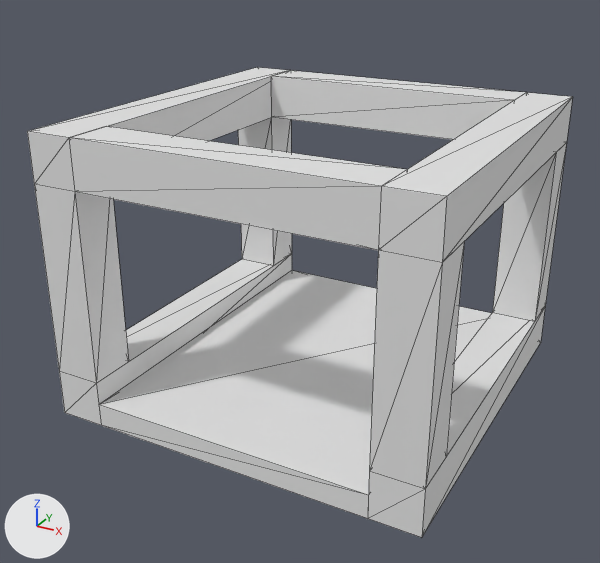
What one commit did to the glTF model Assets/Models/RustySpiceAdder/RustySpiceAdder.glb.
Both versions are drawn from a 50 mm camera at (0.945, -1.841, 1.197) aimed at (-0.02, -0.086, 0.319). Lighting does not change. The marker at lower left points along +X, +Y and +Z. Mesh edges are drawn as thin lines. Materials are left out; every surface is plain grey. Where no turn or scale is listed for an object, it has been applied to the vertices.

Script lines for the objects in view, before the commit:
```python
ob_belt = bpy.data.objects.new('Belt', me_mesh_5)
ob_belt.parent = ob_node_11
ob_belt.location = (0.0, 0.0, 0.0)
ob_cube_002 = bpy.data.objects.new('cube.002', me_mesh_2)
ob_cube_002.location = (0.0, 0.0, 0.0)
ob_cube_003 = bpy.data.objects.new('cube.003', me_mesh_3)
ob_cube_003.location = (0.0, 0.0, 0.0)
ob_cube_004 = bpy.data.objects.new('cube.004', me_mesh_4)
ob_cube_004.location = (0.0, 0.0, 0.0)
ob_cube_005 = bpy.data.objects.new('cube.005', me_mesh_6)
ob_cube_005.location = (0.0, 0.0, 0.0)
ob_cube_006 = bpy.data.objects.new('cube.006', me_mesh_7)
ob_cube_006.location = (0.0, 0.0, 0.0)
ob_cube_007 = bpy.data.objects.new('cube.007', me_mesh_8)
ob_cube_007.location = (0.0, 0.0, 0.0)
ob_cube_008 = bpy.data.objects.new('cube.008', me_mesh_9)
ob_cube_008.location = (0.0, 0.0, 0.0)
ob_cube_009 = bpy.data.objects.new('cube.009', me_mesh_10)
ob_cube_009.location = (0.0, 0.0, 0.0)
# also in view: 'cube.001' at (0.438, 0.0, 0.062); 'cube' at (-0.438, 0.0, 0.062)
```
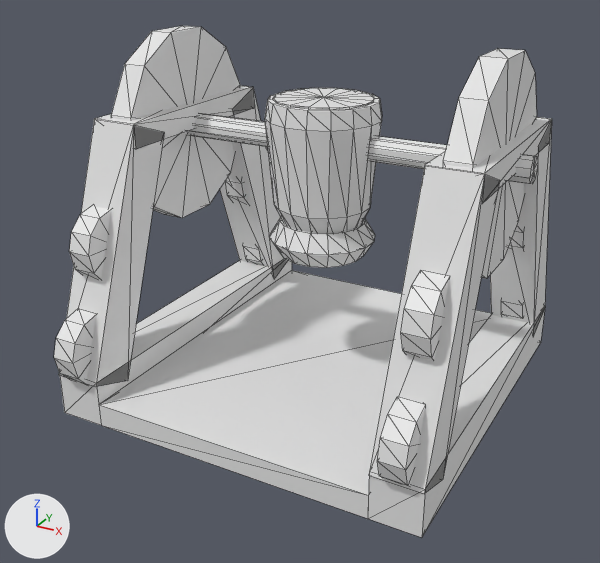
Where the newer file only moved an object's origin or applied its transform, the numbers keep the older frame.

What differs and where, as boxes (x1, y1, x2, y2) in the pictures (600 x 563 px):
'Stand', added: after (369, 117, 552, 493)
'cube.009', deleted: before (69, 126, 407, 250)
'Stand.001', added: after (59, 86, 288, 387)
'cube.003', deleted: before (369, 242, 464, 489)
'Salt', added: after (265, 88, 382, 268)
'cube.007', deleted: before (378, 93, 573, 263)
'cube.004', deleted: before (34, 184, 129, 383)
'BigGear.001', added: after (111, 26, 240, 218)
'cube.008', deleted: before (271, 70, 527, 140)
'cube.006', deleted: before (27, 67, 291, 192)
'BigGear', added: after (443, 49, 537, 279)
'cube.002', deleted: before (492, 142, 567, 322)
'Beam', added: after (186, 114, 538, 184)
'cube.005', deleted: before (238, 117, 292, 266)
'Gear.003', added: after (401, 271, 450, 361)
'Gear', added: after (377, 397, 426, 487)
'Gear.006', added: after (69, 206, 111, 279)
'Gear.005', added: after (54, 309, 96, 384)
'Gear.007', added: after (225, 150, 269, 202)
'Gear.001', added: after (501, 302, 523, 319)
'Gear.004', added: after (243, 246, 263, 264)
'Gear.002', added: after (508, 230, 524, 250)

What the commit changed:
Mesh me_mesh_16 is new.
It has 24 vertices, 36 faces and spans x -0.062..0.062, y -0.785..0.216, z -0.27..0.391.
Mesh me_mesh_15 is new.
It is a 12-sided cylinder along x spanning x -0.031..0.031, y -0.097..0.097, z -0.097..0.097.
Mesh me_mesh_14 is new.
It is a 12-sided cylinder along x spanning x -0.031..0.031, y -0.097..0.097, z -0.097..0.097.
Mesh me_mesh_13 is new.
It is a 12-sided cylinder along x spanning x -0.031..0.031, y -0.097..0.097, z -0.097..0.097.
Mesh me_mesh_12 is new.
It is a 12-sided cylinder along x spanning x -0.031..0.031, y -0.097..0.097, z -0.097..0.097.
Mesh me_mesh_11 is new.
It is a 12-sided cylinder along x spanning x 0.844..0.906, y -0.25..0.25, z -0.281..0.219.
Mesh me_mesh_10_1 is new.
It has 154 vertices, 309 faces and spans x -0.145..0.145, y -0.145..0.145, z -0.406..0.003.
Mesh me_mesh_6_1 is new.
It has 24 vertices, 36 faces and spans x -0.062..0.062, y -0.216..0.785, z -0.27..0.391.
Mesh me_mesh_5_1 is new.
It is a 12-sided cylinder along x spanning x -0.031..0.031, y -0.097..0.097, z -0.097..0.097.
Mesh me_mesh_4_1 is new.
It is a 12-sided cylinder along x spanning x -0.031..0.031, y -0.097..0.097, z -0.097..0.097.
Mesh me_mesh_3_1 is new.
It is a 12-sided cylinder along x spanning x -0.031..0.031, y -0.097..0.097, z -0.097..0.097.
Mesh me_mesh_2_1 is new.
It is a 12-sided cylinder along x spanning x -0.031..0.031, y -0.097..0.097, z -0.097..0.097.
Mesh me_mesh_1_1 is new.
It is a 12-sided cylinder along x spanning x -0.906..-0.844, y -0.25..0.25, z -0.281..0.219.
Mesh me_mesh_0_1 is new.
It is a 10-sided cylinder along x spanning x -0.531..0.531, y -0.031..0.031, z 0.061..0.127.
Object 'cube.002' (ob_cube_002) is deleted.
Object 'cube.003' (ob_cube_003) is deleted.
Object 'cube.004' (ob_cube_004) is deleted.
Object 'cube.005' (ob_cube_005) is deleted.
Object 'cube.006' (ob_cube_006) is deleted.
Object 'cube.007' (ob_cube_007) is deleted.
Object 'cube.008' (ob_cube_008) is deleted.
Object 'cube.009' (ob_cube_009) is deleted.
Object 'Stand.001' (ob_stand_001) is new; it shows me_mesh_16.
Its location is (-0.438, 0.281, 0.344).
Object 'Gear.007' (ob_gear_007) is new; it shows me_mesh_15.
Its location is (-0.438, 0.339, 0.438).
Object 'Gear.006' (ob_gear_006) is new; it shows me_mesh_14.
Its location is (-0.438, -0.349, 0.438).
Object 'Gear.005' (ob_gear_005) is new; it shows me_mesh_13.
Its location is (-0.438, -0.443, 0.188).
Object 'Gear.004' (ob_gear_004) is new; it shows me_mesh_12.
Its location is (-0.438, 0.432, 0.188).
Object 'BigGear.001' (ob_biggear_001) is new; it shows me_mesh_11.
Its location is (-1.312, 0.0, 0.706).
Object 'Salt' (ob_salt) is new; it shows me_mesh_10_1.
Its location is (0.0, 0.0, 0.784).
Object 'Stand' (ob_stand) is new; it shows me_mesh_6_1.
Its location is (0.438, -0.288, 0.344).
Object 'Gear.003' (ob_gear_003) is new; it shows me_mesh_5_1.
Its location is (0.438, -0.345, 0.438).
Object 'Gear.002' (ob_gear_002) is new; it shows me_mesh_4_1.
Its location is (0.438, 0.343, 0.438).
Object 'Gear.001' (ob_gear_001) is new; it shows me_mesh_3_1.
Its location is (0.438, 0.436, 0.188).
Object 'Gear' (ob_gear) is new; it shows me_mesh_2_1.
Its location is (0.438, -0.439, 0.188).
Object 'BigGear' (ob_biggear) is new; it shows me_mesh_1_1.
Its location is (1.312, -0.006, 0.706).
Object 'Beam' (ob_beam) is new; it shows me_mesh_0_1.
Its location is (0.0, 0.0, 0.581).
